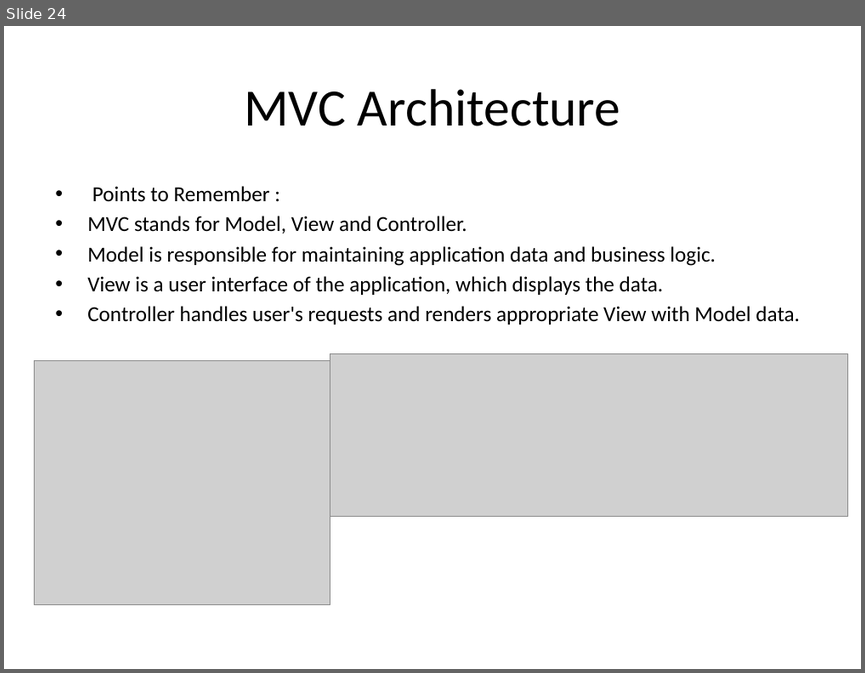
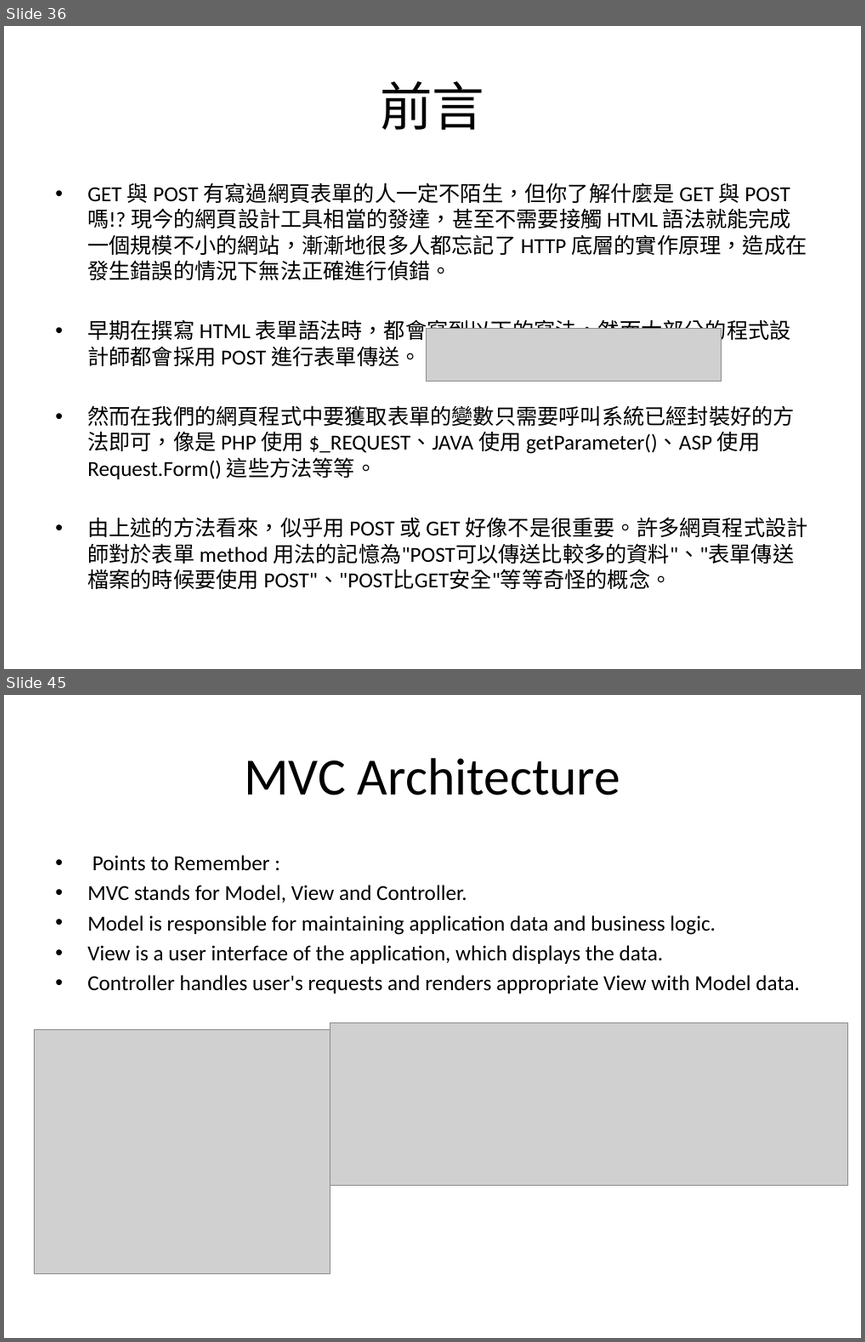
Before and after one commit to SunriseK/MVC_Prac_MS, a slide deck: Note_MVC_MS.pptx. Shown one above the other, each under a label of ours: slide 24 before the commit, slides 36 and 45 after it; the slides between them are not shown. The pictures are 865x673 and 865x1342 pixels, drawn with LibreOffice and Linux fonts; fonts in the diff are those of the drawing; grey boxes stand for pictures. Boxes give left, top, right and bottom in pixels: in the first picture for what was removed or moved away, otherwise in the second. Text is boxed around its words. In the diff, an @@ line names an element or a change of style, - is before the commit and + after.

```diff
--- a/Note_MVC_MS.pptx
+++ b/Note_MVC_MS.pptx
@@ slide 36 added at box(4, 26, 861, 669), background #FFFFFF @@
@@ title added at box(380, 81, 484, 130), 44 pt, text #000000 @@
+前言
@@ text added at box(87, 182, 807, 589), 18 pt, text #000000 @@
+• GET 與 POST 有寫過網頁表單的人一定不陌生，但你了解什麼是 GET 與 POST 嗎!? 現今的網頁設計工具相當的發達，甚至不需要接觸 HTML 語法就能完成一個規模不小的網站，漸漸地很多人都忘記了 HTTP 底層的實作原理，造成在發生錯誤的情況下無法正確進行偵錯。
+• 早期在撰寫 HTML 表單語法時，都會寫到以下的寫法，然而大部分的程式設計師都會採用 POST 進行表單傳送。
+• 然而在我們的網頁程式中要獲取表單的變數只需要呼叫系統已經封裝好的方法即可，像是 PHP 使用 $_REQUEST、JAVA 使用 getParameter()、ASP 使用 Request.Form() 這些方法等等。
+• 由上述的方法看來，似乎用 POST 或 GET 好像不是很重要。許多網頁程式設計師對於表單 method 用法的記憶為"POST可以傳送比較多的資料"、"表單傳送檔案的時候要使用 POST"、"POST比GET安全"等等奇怪的概念。
@@ picture added at box(426, 329, 721, 380) @@
@@ what was slide 24 is now slide 45 @@
```
Also in this commit, not shown: 20 other slides added, 23 other files.
